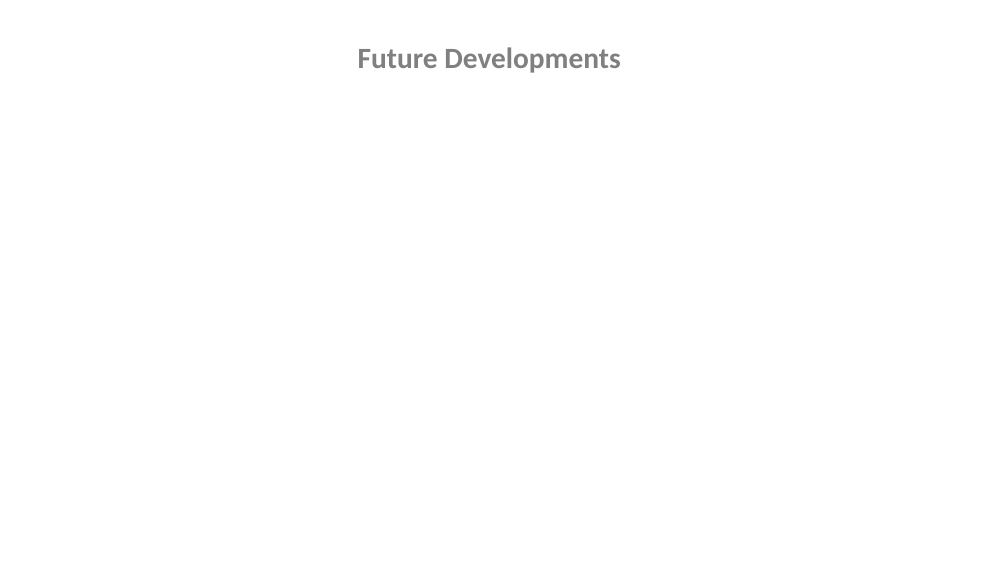
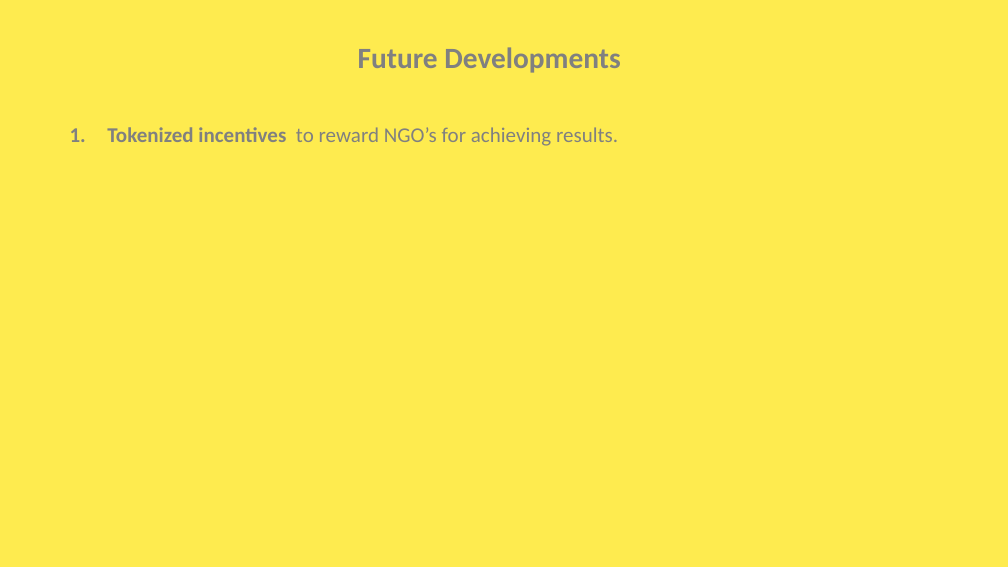
Before and after one commit to PalesaAntony/FundsAid, a slide deck: slide 11 of Linum Labs Presentation_V2.pptx (slide 9 before the commit). Drawn at 1008x567 pixels with LibreOffice and Linux fonts; fonts in the diff are those of the drawing; background and template pictures are left out. Boxes give left, top, right and bottom in pixels: in the first picture for what was removed or moved away, otherwise in the second. Text is boxed around its words. In the diff, an @@ line names an element or a change of style, - is before the commit and + after.

```diff
--- a/Linum Labs Presentation_V2.pptx
+++ b/Linum Labs Presentation_V2.pptx
@@ background #FFFFFF to picture (left out) @@
@@ text added at (x1=107, y1=127, x2=618, y2=146), 20 pt, text #808080 @@
+1. Tokenized incentives to reward NGO’s for achieving results.
```
Also in this commit, not shown: 8 other slides changed, 2 slides added.
